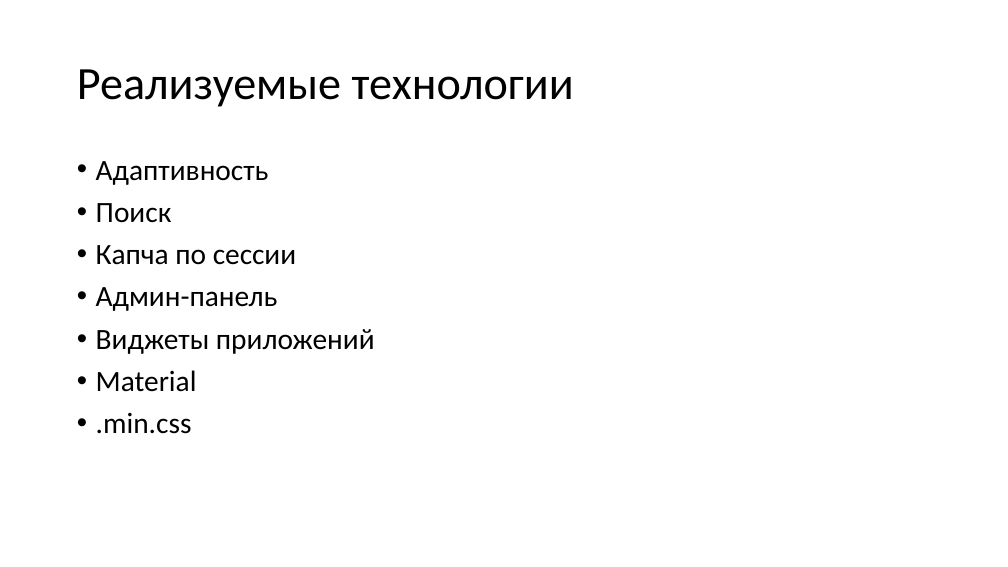
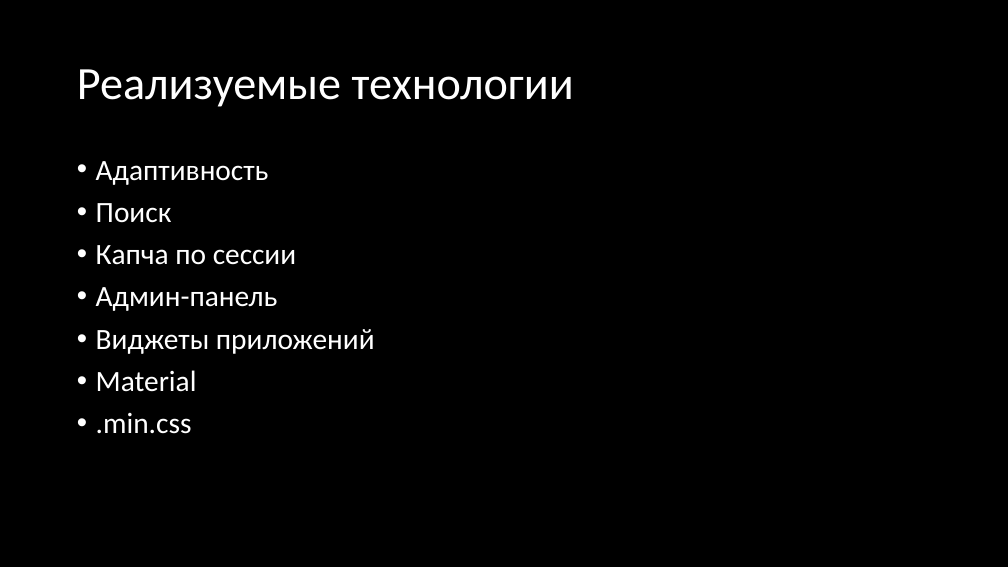
Before and after one commit to ultrasaks/bShop_web, a slide deck: slide 16 of проект.pptx (slide 5 before the commit). Drawn at 1008x567 pixels with LibreOffice and Linux fonts; fonts in the diff are those of the drawing. Boxes give left, top, right and bottom in pixels: in the first picture for what was removed or moved away, otherwise in the second. Text is boxed around its words. In the diff, an @@ line names an element or a change of style, - is before the commit and + after.

```diff
--- a/проект.pptx
+++ b/проект.pptx
@@ background #FFFFFF to #000000 @@
@@ title "Реализуемые технологии" at <box>77,69,574,107</box>: text colour #000000 to #FFFFFF @@
@@ text "Адаптивность" at <box>96,161,375,434</box>: text colour #000000 to #FFFFFF @@
```
Also in this commit, not shown: 5 other slides changed, 12 slides added, 5 slides removed.
